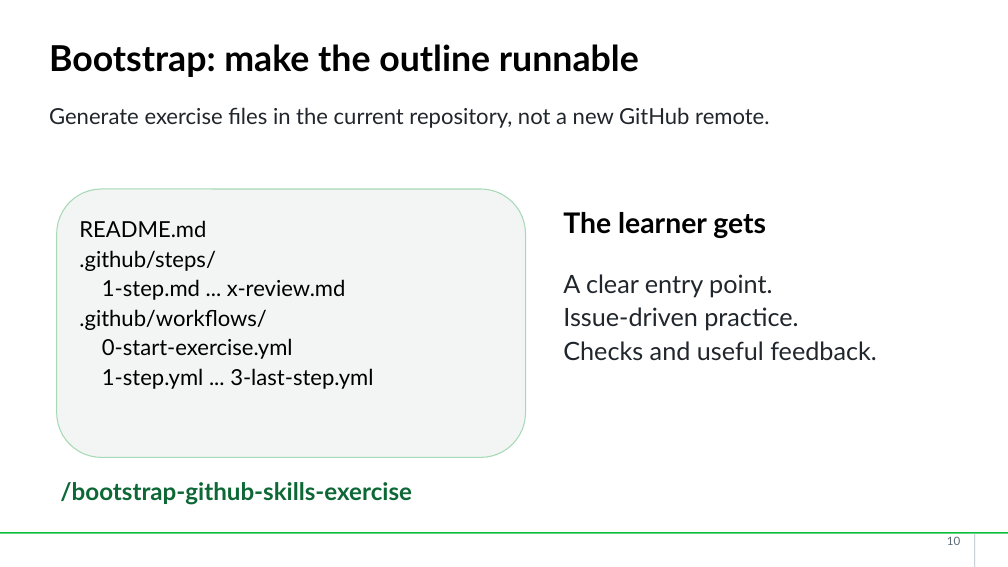
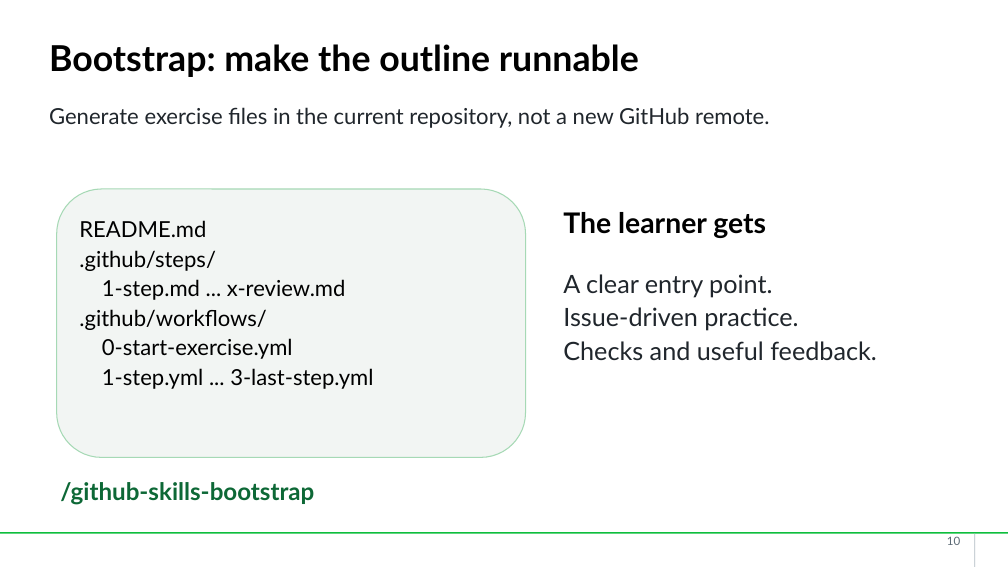
Before and after one commit to arilivigni/gh-skills-builder-workshop, a slide deck: slide 10 of gh-skills-builder-workshop-light.pptx. Drawn at 1008x567 pixels with LibreOffice and Linux fonts; fonts in the diff are those of the drawing; background and template pictures are left out. Boxes give left, top, right and bottom in pixels: in the first picture for what was removed or moved away, otherwise in the second. Text is boxed around its words. In the diff, an @@ line names an element or a change of style, - is before the commit and + after.

```diff
--- a/gh-skills-builder-workshop-light.pptx
+++ b/gh-skills-builder-workshop-light.pptx
@@ text at (60, 482, 314, 505): text changed @@
-/bootstrap-github-skills-exercise
+/github-skills-bootstrap
```
Also in this commit, not shown: 3 other slides changed, 15 other files.
